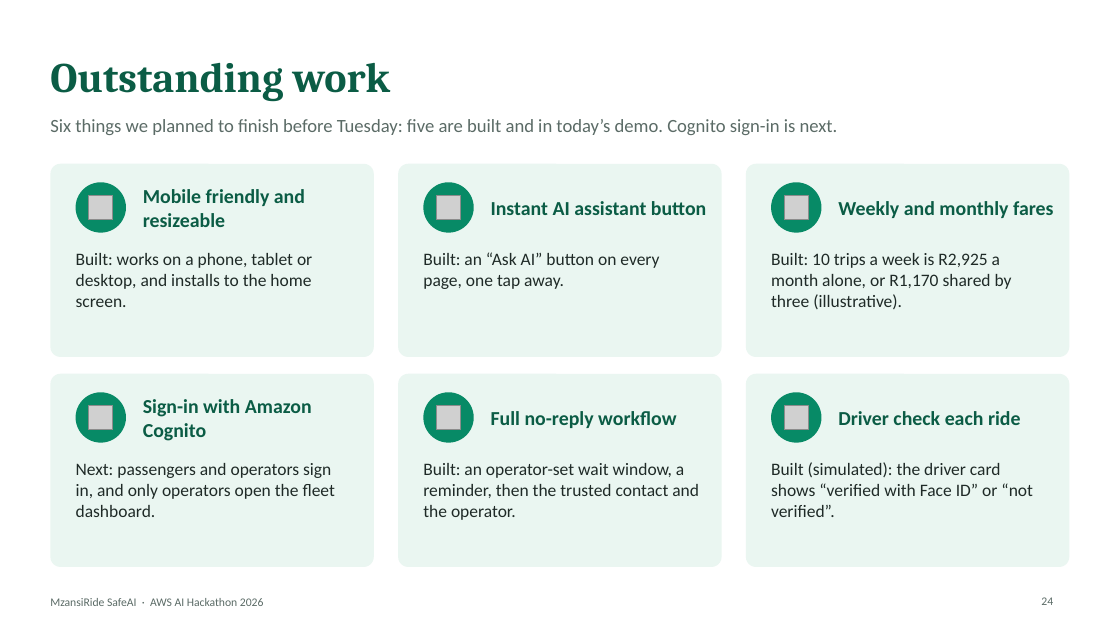
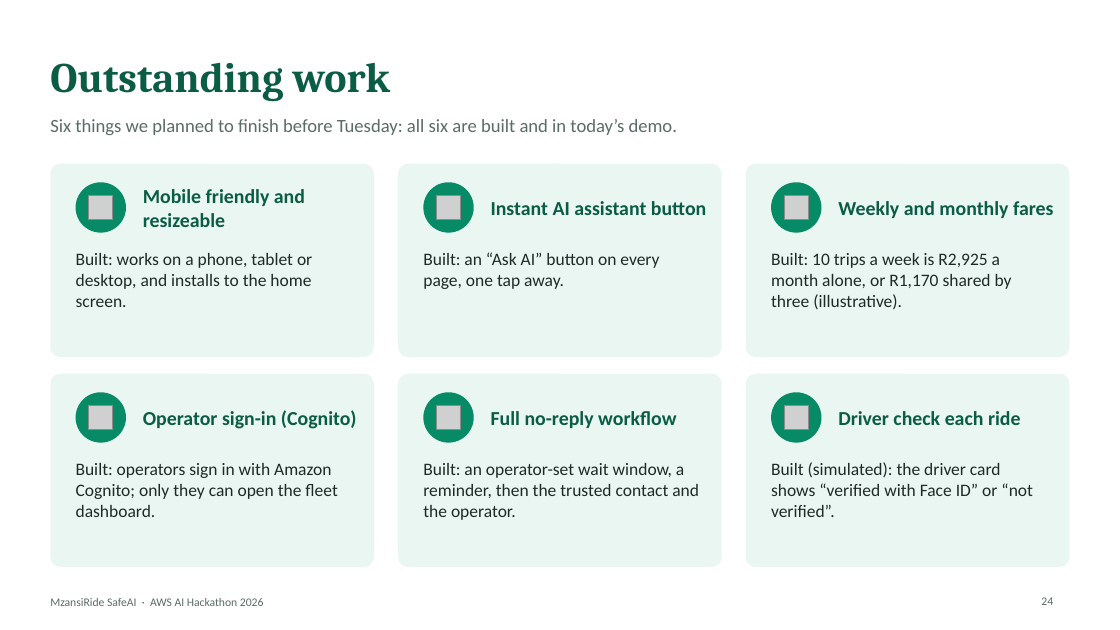
Before and after one commit to omoinjm/mzansiride-safeai, a slide deck: slide 24 of docs/presentation/MzansiRide_SafeAI_Deck.pptx. Drawn at 1120x630 pixels with LibreOffice and Linux fonts; fonts in the diff are those of the drawing; grey boxes stand for pictures. Boxes give left, top, right and bottom in pixels: in the first picture for what was removed or moved away, otherwise in the second. Text is boxed around its words. In the diff, an @@ line names an element or a change of style, - is before the commit and + after.

```diff
--- a/docs/presentation/MzansiRide_SafeAI_Deck.pptx
+++ b/docs/presentation/MzansiRide_SafeAI_Deck.pptx
@@ text at [50,119,677,135]: text changed @@
-Six things we planned to finish before Tuesday: five are built and in today’s demo. Cognito sign-in is next.
+Six things we planned to finish before Tuesday: all six are built and in today’s demo.
@@ text at [143,410,357,429]: text changed @@
-Sign-in with Amazon Cognito
+Operator sign-in (Cognito)
@@ text at [76,463,337,517]: text changed @@
-Next: passengers and operators sign in, and only operators open the fleet dashboard.
+Built: operators sign in with Amazon Cognito; only they can open the fleet dashboard.
```
Also in this commit, not shown: 1 other slide changed, 2 other files.
